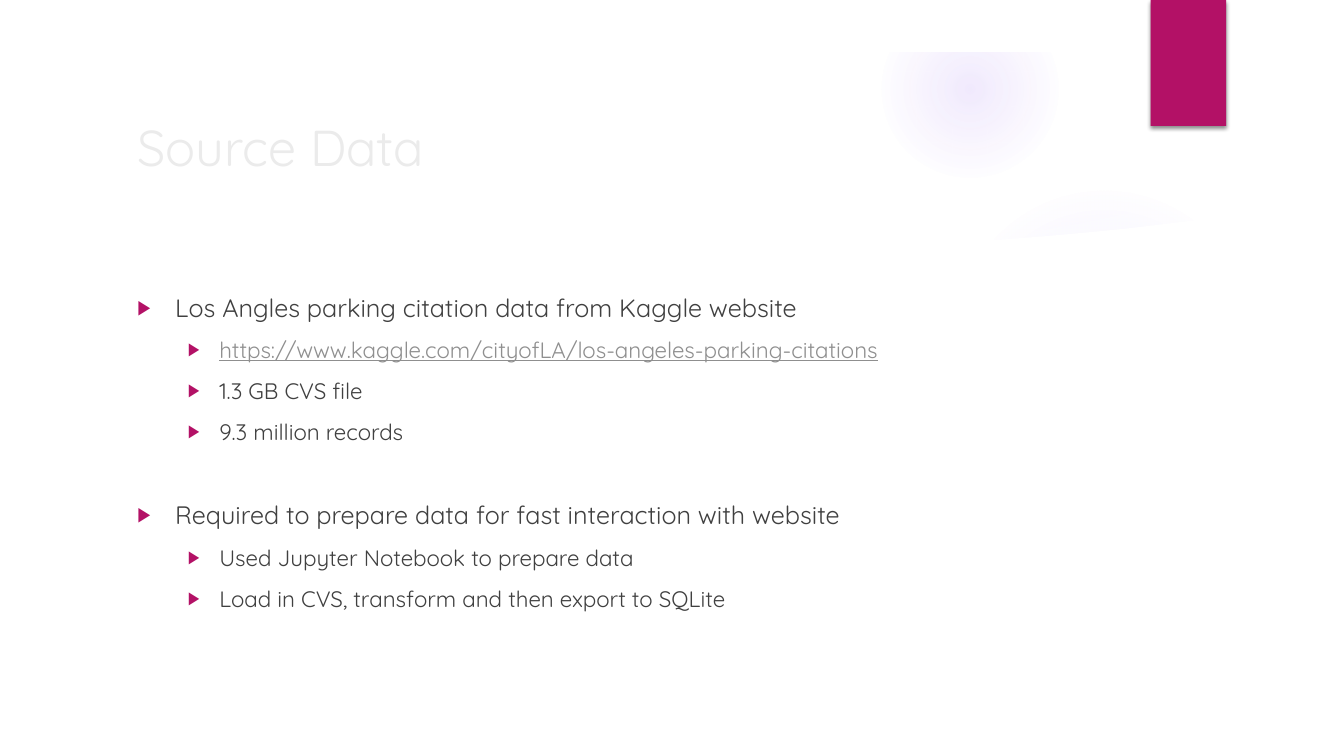
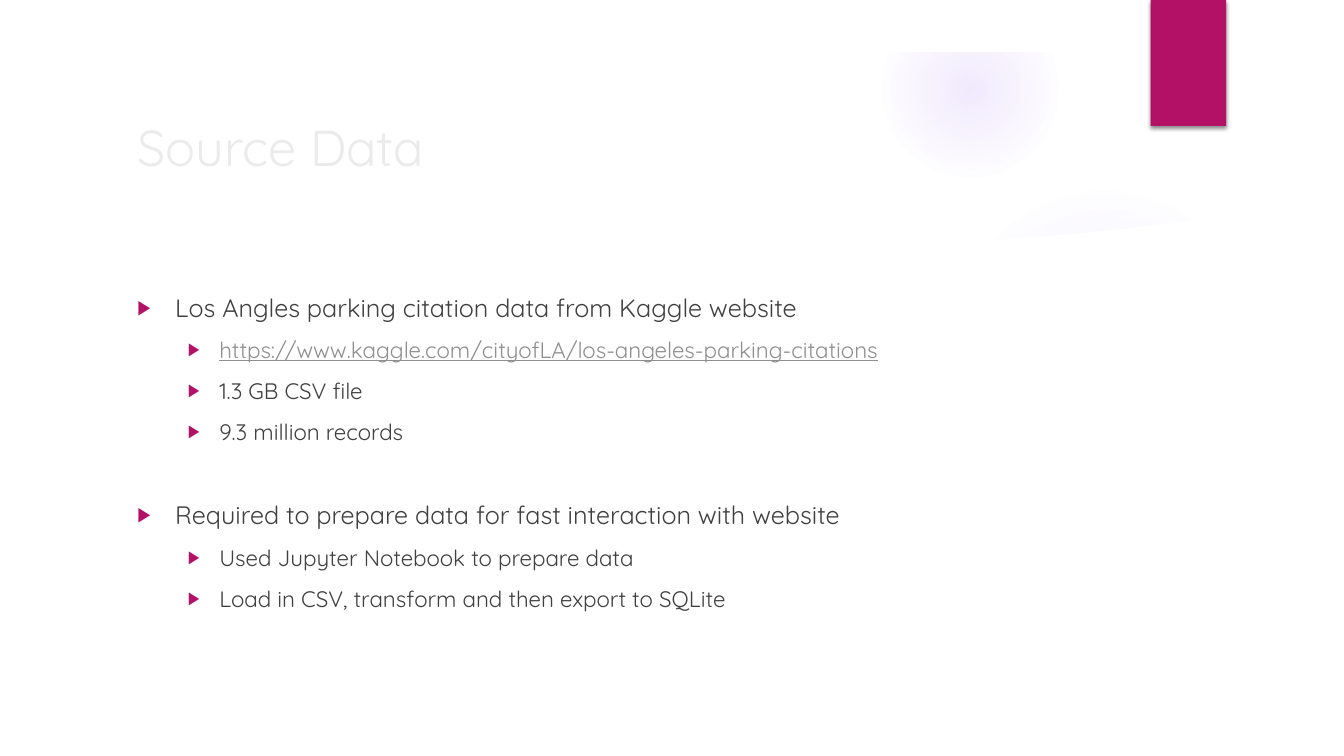
Before and after one commit to fionaweston/celts, a slide deck: slide 6 of project3_Scott.pptx. Drawn at 1344x756 pixels with LibreOffice and Linux fonts; fonts in the diff are those of the drawing; background and template pictures are left out. Boxes give left, top, right and bottom in pixels: in the first picture for what was removed or moved away, otherwise in the second. Text is boxed around its words. In the diff, an @@ line names an element or a change of style, - is before the commit and + after.

```diff
--- a/project3_Scott.pptx
+++ b/project3_Scott.pptx
@@ text at [219,382,363,399]: text changed @@
-  ▶ 1.3 GB CVS file
+  ▶ 1.3 GB CSV file
@@ text at [219,590,725,612]: text changed @@
-  ▶ Load in CVS, transform and then export to SQLite
+  ▶ Load in CSV, transform and then export to SQLite
```
Also in this commit, not shown: 2 other slides changed.
